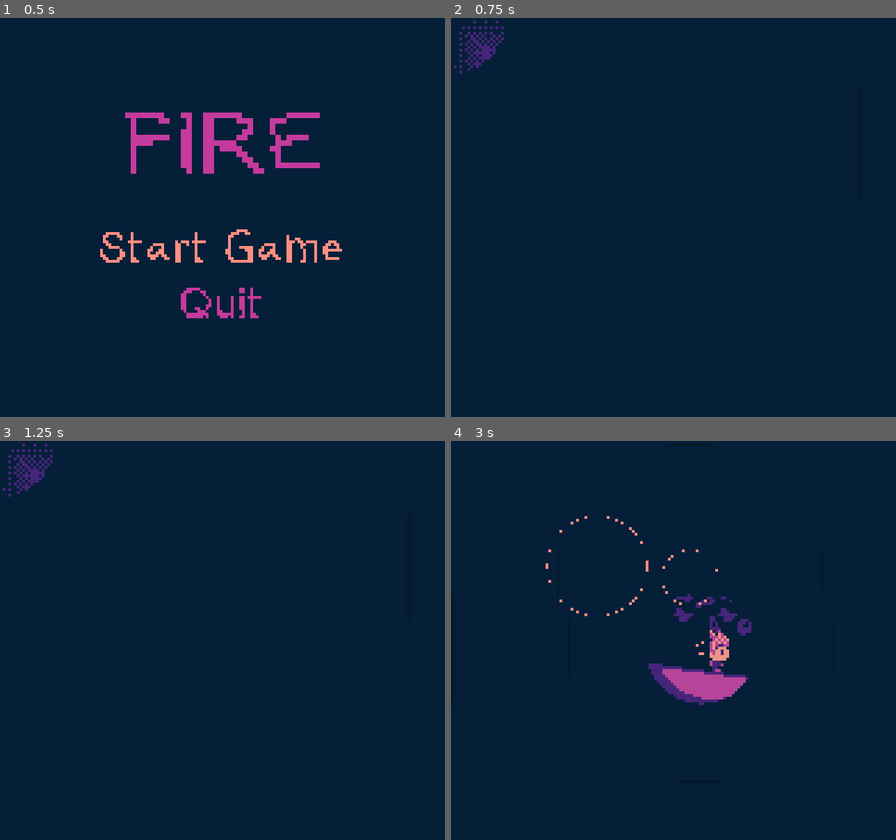
Above: before the commit, frames 1-4 (two rows, left to right).
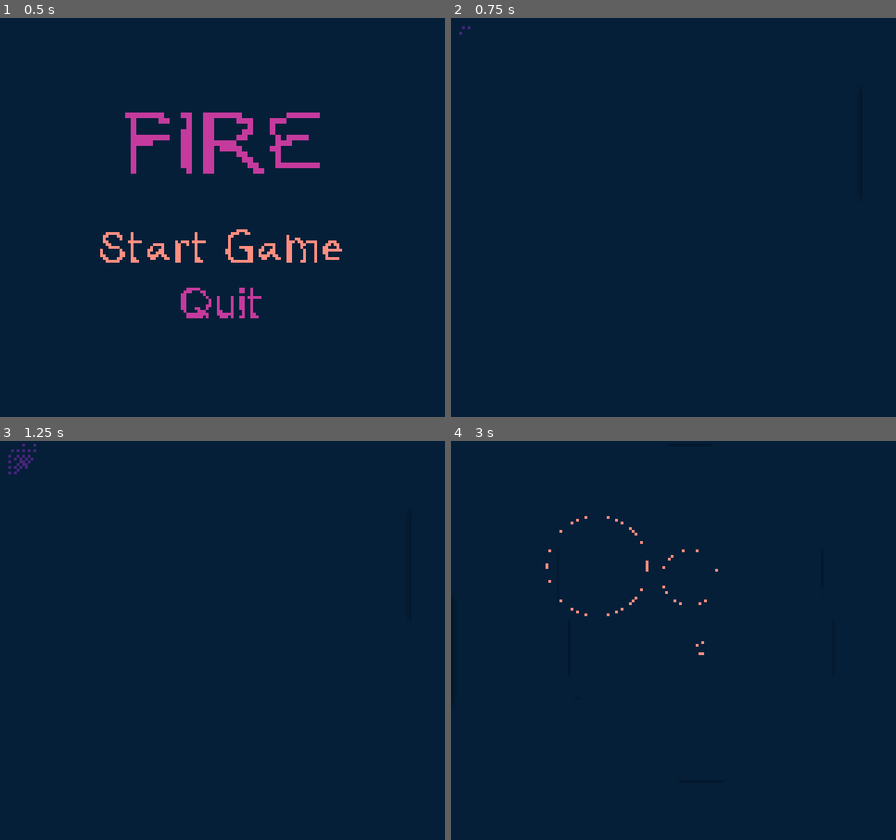
Above: after the commit, the same moments.

Repository: dallasschoff/game-jam-sept-2024
Game: Godot game, scene res://Scenes/Game.tscn
Same seed, same stepped clock (60 frames per second), same inputs: the game is played once before the commit and once after it. The engine's default icon, where the game draws it, is replaced by a stand-in: a white triangle on a blue panel in a dark square.
Inputs:
- Up to frame 1 (0.5 s): no input
- Up to frame 2 (0.75 s): click "Start Game" at 0.5 s
- Up to frame 3 (1.25 s): no input
- Up to frame 4 (3 s): tap Enter at 1.25 s; hold Right (move_right) 1.28-2.03 s; tap Z (a_button) at 1.35, 2.1, 2.85 s; hold Down (move_down) 2.03-2.78 s; hold Right (move_right) from 2.78 s (still down)

Frame 1 is identical in both runs. In frame 2, 0.4% of the frame differs, in the area x 0-12%, y 0-14%; in frame 3, 0.3%; in frame 4, 2.2%, in the area x 44-68%, y 38-67%.

Commit message:
Pulse lighting

Diff:
--- a/Scenes/lighting.gdshader
+++ b/Scenes/lighting.gdshader
@@ -48,11 +48,12 @@
 	float radius = flicker + 30.0;
 	float radius2 = flicker + 34.0;
 	float radius3 = flicker + 38.0;
-	float max_radius = 20.0;
+	float max_radius = 40.0;
 	float frame_diff = current_frame-start_frame;
-	float pulse_radius1 = min(frame_diff, max_radius);
-	float pulse_radius2 = min(frame_diff, max_radius);
-	float pulse_radius3 = min(frame_diff, max_radius);
+	float pulse_scaler = 5.5;
+	float pulse_radius1 = min(frame_diff/pulse_scaler, max_radius);
+	float pulse_radius2 = min(frame_diff/pulse_scaler, max_radius+4.0);
+	float pulse_radius3 = min(frame_diff/pulse_scaler, max_radius+8.0);
 
 	COLOR = blue; //vec4(0.02,0.122,0.224,1);
 	// Called for every pixel the material is visible on.
--- a/Scripts/level.gd
+++ b/Scripts/level.gd
@@ -17,7 +17,7 @@
 
 func create_pulse(pulse_position : Vector2):
 	shaderMat.set_shader_parameter("pulse_position", pulse_position)
-	shaderMat.set_shader_parameter("pulse_frame", Engine.get_process_frames())
+	shaderMat.set_shader_parameter("start_frame", Engine.get_process_frames())
 	var pulse = PulseScene.instantiate()
 	pulse.position = pulse_position
 	add_child(pulse)
